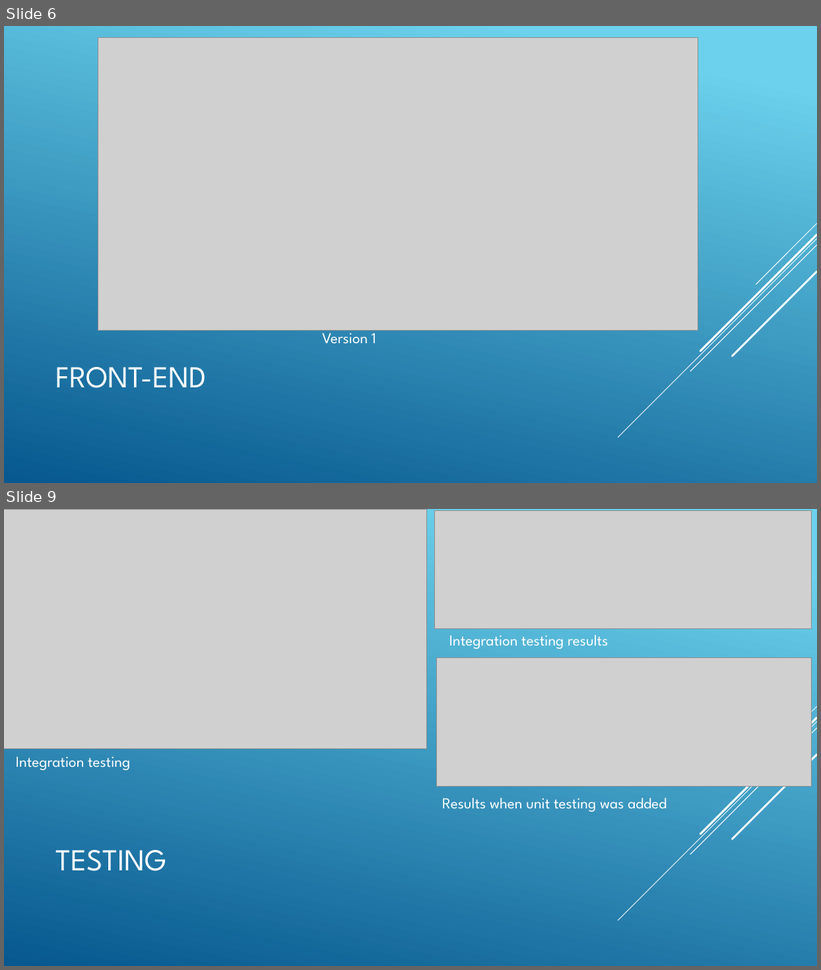
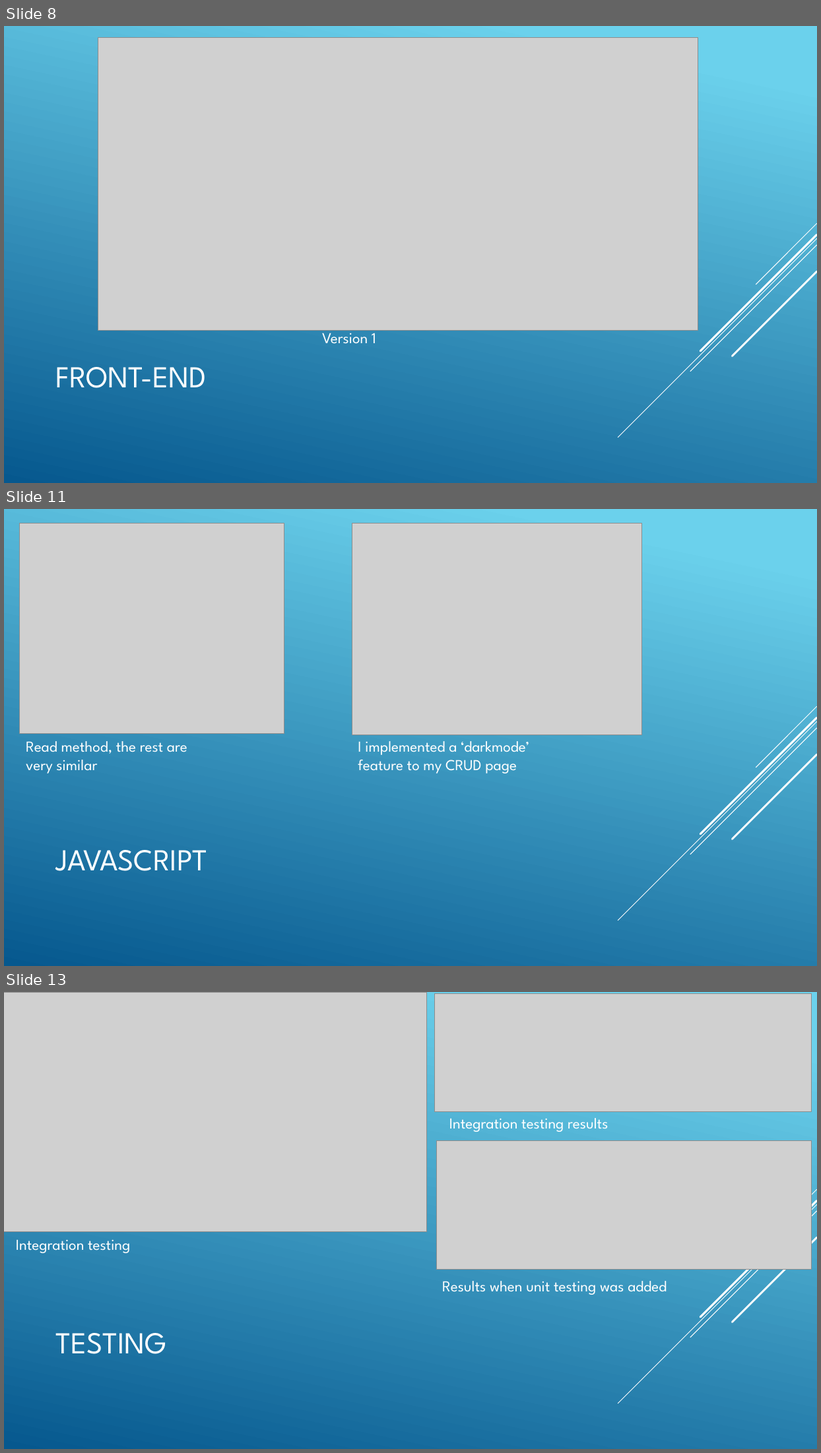
Before and after one commit to zachzloof/zachzloof_assessment2, a slide deck: documentation/presentation/presentation.pptx. Shown one above the other, each under a label of ours: slides 6 and 9 before the commit, slides 8, 11 and 13 after it; the slides between them are not shown. The pictures are 821x970 and 821x1453 pixels, drawn with LibreOffice and Linux fonts; fonts in the diff are those of the drawing; grey boxes stand for pictures. Boxes give left, top, right and bottom in pixels: in the first picture for what was removed or moved away, otherwise in the second. Text is boxed around its words. In the diff, an @@ line names an element or a change of style, - is before the commit and + after.

```diff
--- a/documentation/presentation/presentation.pptx
+++ b/documentation/presentation/presentation.pptx
@@ slide 11 added at [4,509,817,966], background gradient #6ED2EB to #06588E; not listed: 5 template elements that a slide beside it also shows @@
@@ picture added at [20,523,284,734] @@
@@ picture added at [352,523,642,735] @@
@@ text added at [26,741,187,774], 18 pt, text #FFFFFF @@
+Read method, the rest are very similar
@@ text added at [358,741,529,774], 18 pt, text #FFFFFF @@
+I implemented a ‘darkmode’ feature to my CRUD page
@@ title added at [55,850,207,871], 36 pt, text #FFFFFF @@
+JAVASCRIPT
@@ what was slide 6 is now slide 8 @@
@@ what was slide 9 is now slide 13 @@
```
Also in this commit, not shown: 2 slides changed, 8 other slides added, 5 slides removed, 4 other files.
